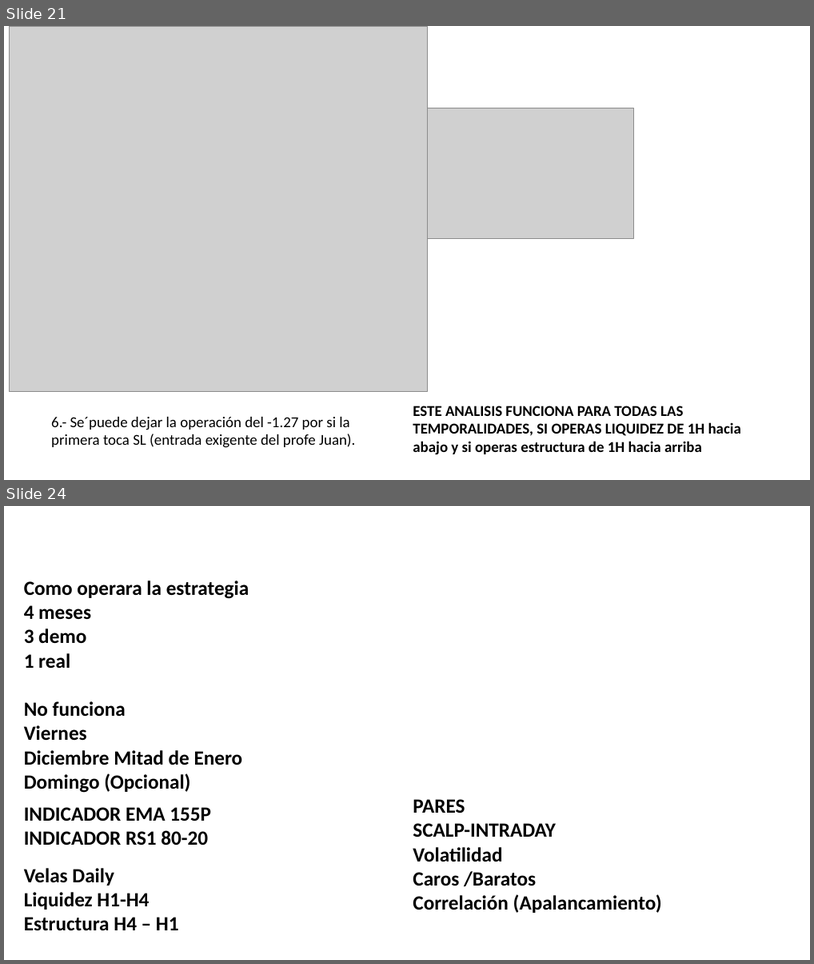
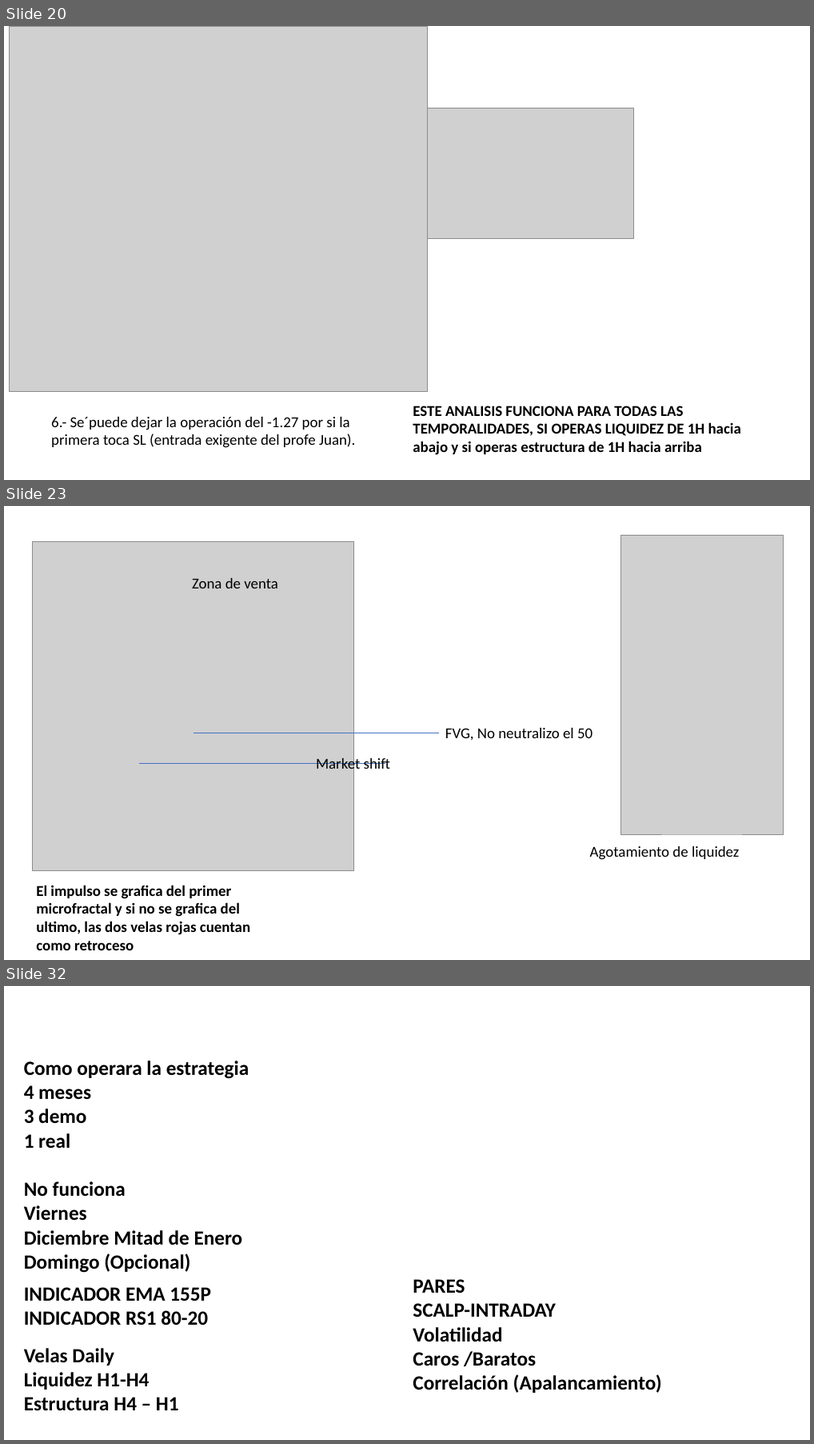
Before and after one commit to Edd1eware/Yields_Academy, a slide deck: Manual_YIELDS_ACADEMY.pptx. Shown one above the other, each under a label of ours: slides 21 and 24 before the commit, slides 20, 23 and 32 after it; the slides between them are not shown. The pictures are 814x964 and 814x1444 pixels, drawn with LibreOffice and Linux fonts; fonts in the diff are those of the drawing; grey boxes stand for pictures. Boxes give left, top, right and bottom in pixels: in the first picture for what was removed or moved away, otherwise in the second. Text is boxed around its words. In the diff, an @@ line names an element or a change of style, - is before the commit and + after.

```diff
--- a/Manual_YIELDS_ACADEMY.pptx
+++ b/Manual_YIELDS_ACADEMY.pptx
@@ slide 23 added at (x1=4, y1=506, x2=810, y2=960), background #FFFFFF @@
@@ picture added at (x1=33, y1=542, x2=354, y2=870) @@
@@ picture added at (x1=621, y1=535, x2=784, y2=835) @@
@@ text added at (x1=192, y1=578, x2=278, y2=588), 18 pt, text #000000 @@
+Zona de venta
@@ line added from (194, 733) to (439, 733), #4472C4 0.5 pt @@
@@ text added at (x1=446, y1=728, x2=593, y2=740), 18 pt, text #000000 @@
+FVG, No neutralizo el 50
@@ line added from (139, 763) to (386, 763), #4472C4 0.5 pt @@
@@ text added at (x1=316, y1=756, x2=390, y2=772), 18 pt, text #000000 @@
+Market shift
@@ text added at (x1=590, y1=846, x2=739, y2=860), 18 pt, text #000000 @@
+Agotamiento de liquidez
@@ text added at (x1=36, y1=884, x2=250, y2=950), 18 pt, text #000000, bold @@
+El impulso se grafica del primer microfractal y si no se grafica del ultimo, las dos velas rojas cuentan como retroceso
@@ what was slide 21 is now slide 20 @@
@@ what was slide 24 is now slide 32 @@
```
Also in this commit, not shown: 2 slides changed, 9 other slides added, 2 slides removed.
